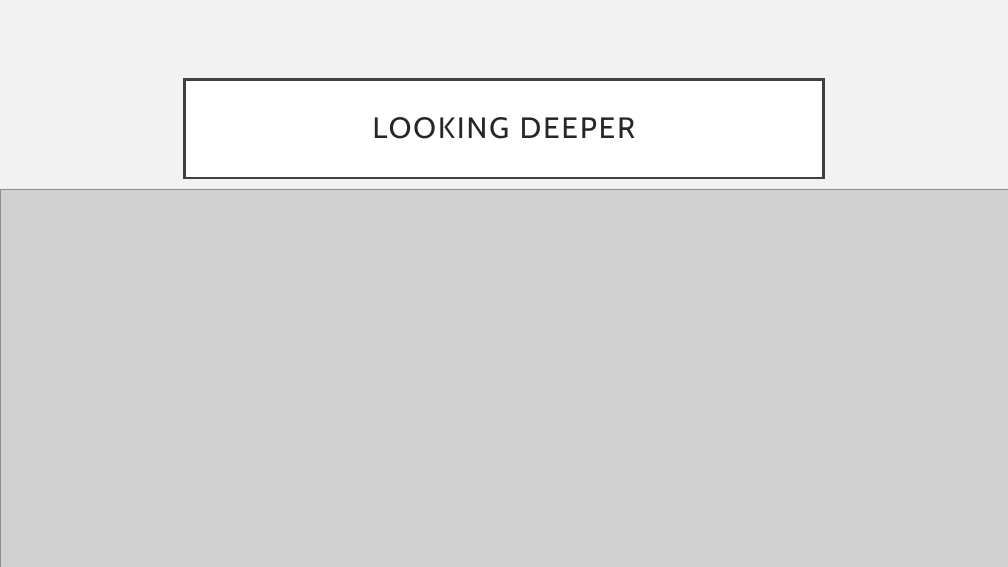
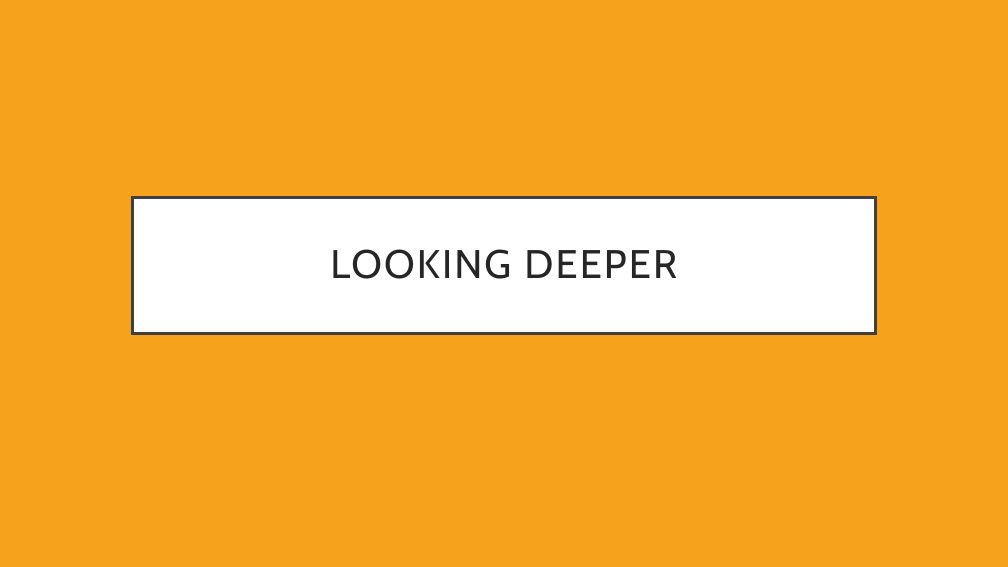
Before and after one commit to EricMaibach/AkronAshevilleWeatherAnalysis, a slide deck: slide 13 of AkronAshevillePresentation.pptx (slide 12 before the commit). Drawn at 1008x567 pixels with LibreOffice and Linux fonts; fonts in the diff are those of the drawing; grey boxes stand for pictures. Boxes give left, top, right and bottom in pixels: in the first picture for what was removed or moved away, otherwise in the second. Text is boxed around its words. In the diff, an @@ line names an element or a change of style, - is before the commit and + after.

```diff
--- a/AkronAshevillePresentation.pptx
+++ b/AkronAshevillePresentation.pptx
@@ background #F2F2F2 to #F6A21D @@
@@ picture removed at box(0, 189, 1008, 567) @@
@@ title "LOOKING DEEPER": place and size @@
-title "LOOKING DEEPER" at box(185, 79, 823, 178)
+title "LOOKING DEEPER" at box(132, 197, 876, 333)
@@ title "LOOKING DEEPER" at box(132, 197, 876, 333): size 28 to 38 pt; outline #404040 2.5 pt to #404040 3 pt @@
```
Also in this commit, not shown: 1 other slide changed, 3 slides added.
